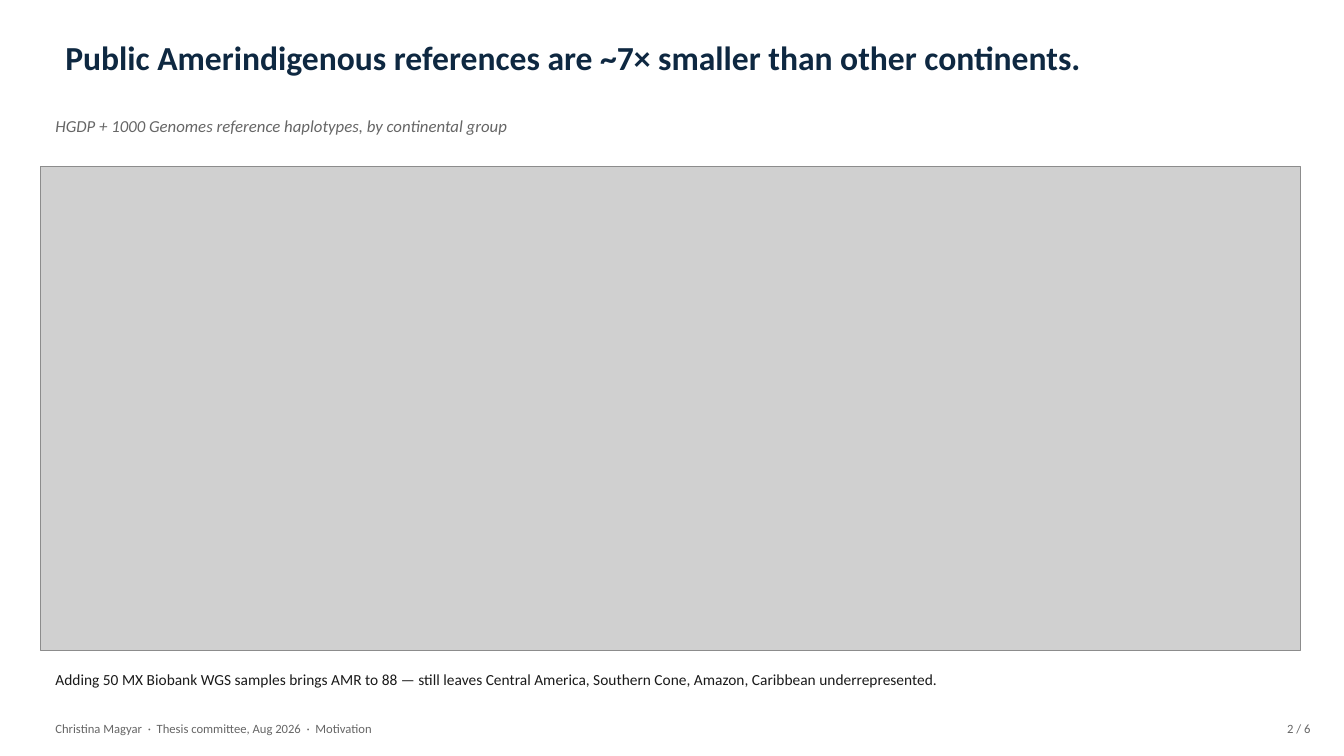
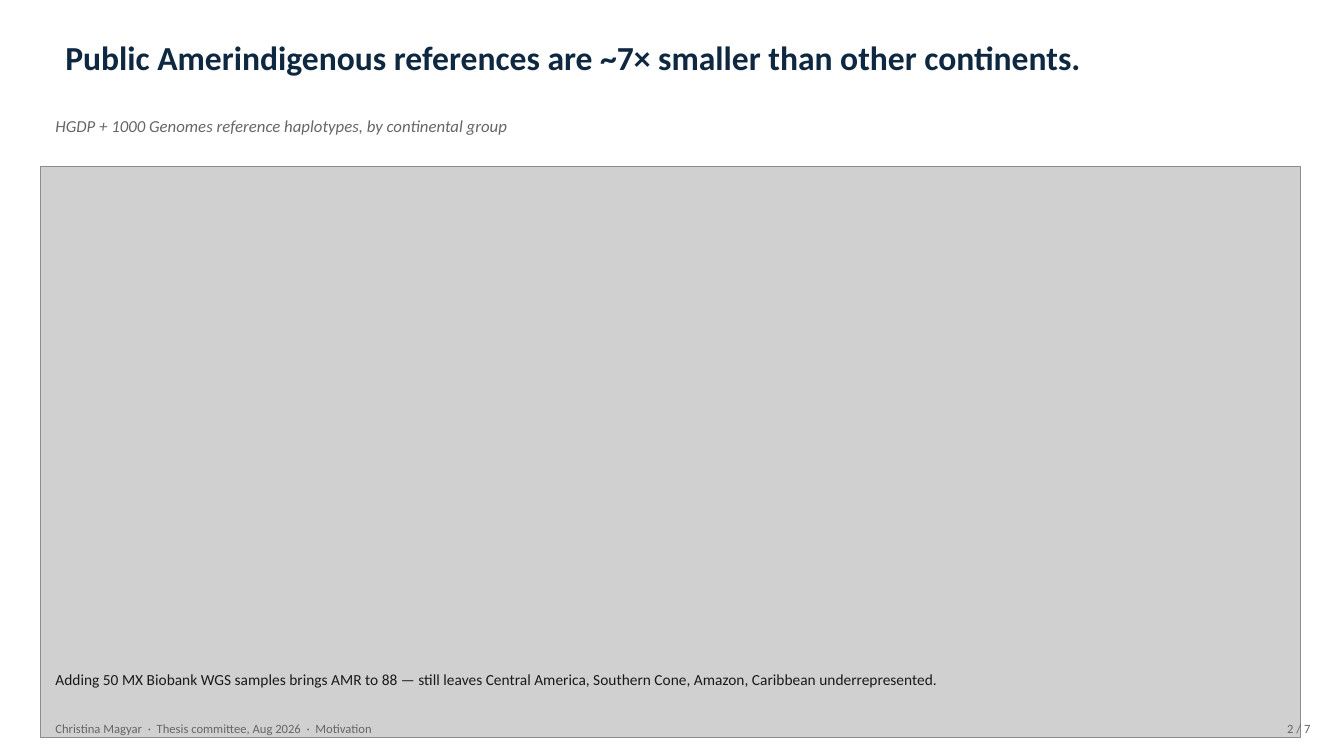
Before and after one commit to chrisrob3312/LAI-sims-accuracy, a slide deck: slide 2 of slides/thesis_committee_slides.pptx. Drawn at 1344x756 pixels with LibreOffice and Linux fonts; fonts in the diff are those of the drawing; grey boxes stand for pictures. Boxes give left, top, right and bottom in pixels: in the first picture for what was removed or moved away, otherwise in the second. Text is boxed around its words. In the diff, an @@ line names an element or a change of style, - is before the commit and + after.

```diff
--- a/slides/thesis_committee_slides.pptx
+++ b/slides/thesis_committee_slides.pptx
@@ picture resized from (x1=40, y1=166, x2=1301, y2=650) to (x1=40, y1=166, x2=1301, y2=738) @@
@@ text at (x1=1287, y1=725, x2=1310, y2=733): text changed @@
-2 / 6
+2 / 7
```
Also in this commit, not shown: 4 other slides changed, 1 slide added, 1 other file.
